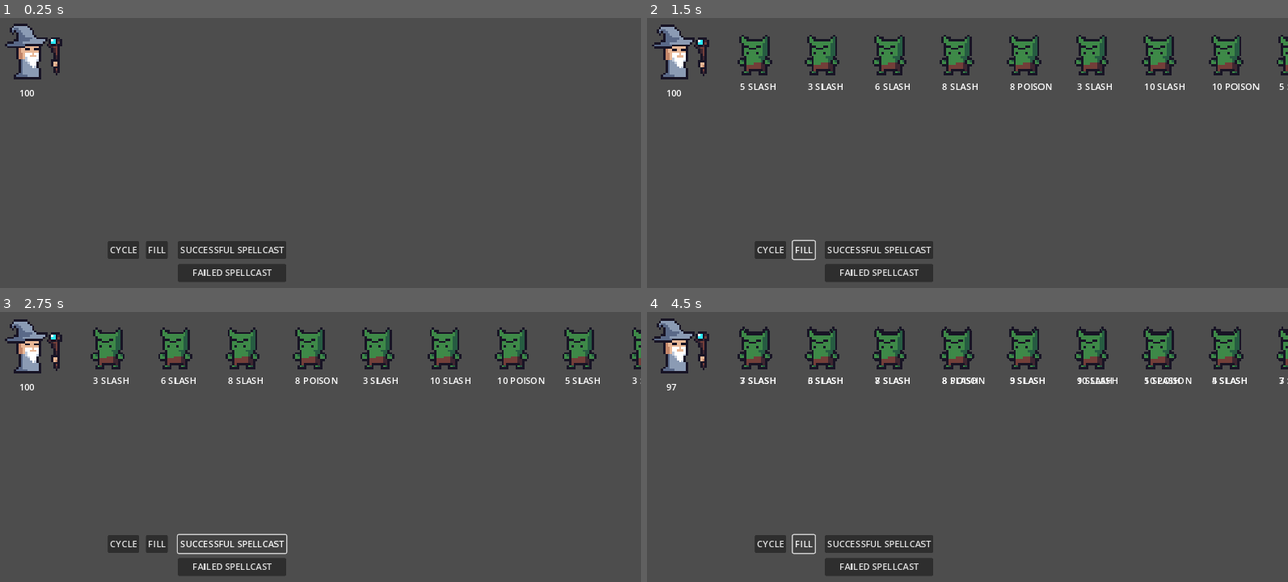
Above: before the commit, frames 1-4 (two rows, left to right).
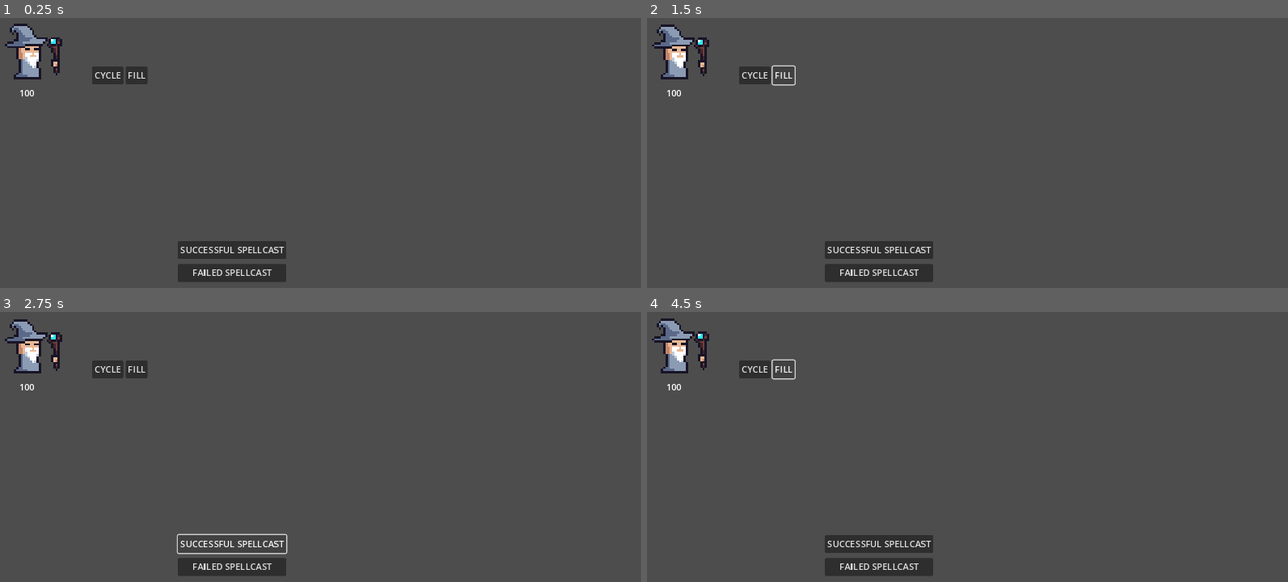
Above: after the commit, the same moments.

Repository: scorpion2000/PirateGameJam-2025
Game: Godot game, scene res://Scenes/hullahopp_test.tscn
The game is run twice, just before and just after one commit, with the same random seed, the same clock (stepped at 60 frames per second) and the same inputs. The project has no main scene, so this scene is started directly.
Inputs:
- Up to frame 1 (0.25 s): no input
- Up to frame 2 (1.5 s): click "CYCLE" at 0.5 s; click "FILL" at 1.25 s
- Up to frame 3 (2.75 s): click "SUCCESSFUL SPELLCAST" at 2 s
- Up to frame 4 (4.5 s): click "FAILED SPELLCAST" at 2.75 s; click "CYCLE" at 3.5 s; click "FILL" at 4.25 s

The runs differ from the first frame. In frame 1, 1.0% of the frame differs, in the area x 14-27%, y 17-90%; in frame 2, 6.3%; in frame 3, 6.6%; in frame 4, 6.8%, in the area x 3-100%, y 5-90%.
Error after the commit: Parse Error: Class "UIEnemyCycle" hides a global script class. (res://Scripts/ui_enemy_cycle.gd:2)

Commit message:
Partially connected Main scene

Diff:
--- /dev/null
+++ b/Main/Main.tscn
@@ -0,0 +1,185 @@
+[gd_scene load_steps=15 format=3 uid="uid://bul4as0apye4t"]
+
+[ext_resource type="Script" path="res://Scripts/turn_handler.gd" id="1_jrsyn"]
+[ext_resource type="Texture2D" uid="uid://o4sog6c85b7o" path="res://Environment/Backgrounds/trees.png" id="2_m0q2a"]
+[ext_resource type="Script" path="res://Scripts/player.gd" id="3_k1bxs"]
+[ext_resource type="Texture2D" uid="uid://bb3j6qardd47i" path="res://Environment/Backgrounds/floor.png" id="3_nxp8m"]
+[ext_resource type="PackedScene" uid="uid://cicwwp7spnimn" path="res://Entities/Wizard/wizard.tscn" id="4_8616j"]
+[ext_resource type="Script" path="res://Scripts/ui_enemy_cycle.gd" id="4_owhns"]
+[ext_resource type="PackedScene" uid="uid://cct3m3hxs41ul" path="res://Prefabs/goblin_enemy.tscn" id="5_drywa"]
+[ext_resource type="Script" path="res://Scripts/Spells/spell_manager.gd" id="7_aij4k"]
+[ext_resource type="PackedScene" uid="uid://bhqlk8ee611vw" path="res://UI/SpellCastingUI/gem_button.tscn" id="8_7bfkv"]
+[ext_resource type="Texture2D" uid="uid://cg2ua61r8grt0" path="res://UI/SpellCastingUI/red_gem.tres" id="9_sayxq"]
+[ext_resource type="Texture2D" uid="uid://4je1tc6khmer" path="res://UI/SpellCastingUI/blue_gem.tres" id="10_rbnjd"]
+[ext_resource type="Texture2D" uid="uid://bbep5mcf7b8g8" path="res://UI/SpellCastingUI/green_gem.tres" id="11_v6e5i"]
+[ext_resource type="Texture2D" uid="uid://b0l35m8anfghp" path="res://UI/SpellCastingUI/yellow_gem.tres" id="12_q4kvn"]
+[ext_resource type="Script" path="res://Entities/Wizard/wizard_speech_panel.gd" id="13_2rlid"]
+
+[node name="Main" type="Node2D" node_paths=PackedStringArray("enemyCycler", "player")]
+script = ExtResource("1_jrsyn")
+enemyCycler = NodePath("EnemyCycler")
+player = NodePath("Player")
+
+[node name="Camera2D" type="Camera2D" parent="."]
+zoom = Vector2(4, 4)
+
+[node name="Background" type="Node2D" parent="."]
+
+[node name="Back" type="Sprite2D" parent="Background"]
+position = Vector2(0, -44)
+texture = ExtResource("2_m0q2a")
+region_enabled = true
+region_rect = Rect2(0, 0, 288, 78)
+
+[node name="Ground" type="Sprite2D" parent="Background"]
+position = Vector2(0, -7)
+texture = ExtResource("3_nxp8m")
+region_enabled = true
+region_rect = Rect2(0, 64, 288, 64)
+
+[node name="EnemyCycler" type="Node2D" parent="."]
+script = ExtResource("4_owhns")
+emptyImage = ExtResource("5_drywa")
+
+[node name="DEBUG CYCLE" type="Button" parent="EnemyCycler"]
+anchors_preset = 15
+anchor_right = 1.0
+anchor_bottom = 1.0
+offset_left = -47.0
+offset_top = -78.0
+offset_right = -9.0
+offset_bottom = -56.0
+grow_horizontal = 2
+grow_vertical = 2
+theme_override_font_sizes/font_size = 10
+text = "CYCLE"
+
+[node name="DEBUG FILL" type="Button" parent="EnemyCycler"]
+anchors_preset = 15
+anchor_right = 1.0
+anchor_bottom = 1.0
+offset_left = 2.0
+offset_top = -77.0
+offset_right = 30.0
+offset_bottom = -55.0
+grow_horizontal = 2
+grow_vertical = 2
+theme_override_font_sizes/font_size = 10
+text = "FILL"
+
+[node name="Player" type="Node" parent="."]
+script = ExtResource("3_k1bxs")
+
+[node name="Wizard" parent="Player" instance=ExtResource("4_8616j")]
+position = Vector2(-90, 0)
+
+[node name="HealthLabel" type="Label" parent="Player"]
+offset_left = 44.0
+offset_top = 177.0
+offset_right = 84.0
+offset_bottom = 200.0
+text = "0"
+
+[node name="CanvasLayer" type="CanvasLayer" parent="."]
+
+[node name="SpellPanel" type="Panel" parent="CanvasLayer"]
+anchors_preset = -1
+anchor_top = 0.668
+anchor_right = 1.0
+anchor_bottom = 1.0
+offset_top = 0.135986
+grow_horizontal = 2
+grow_vertical = 2
+script = ExtResource("7_aij4k")
+
+[node name="CastButton" type="Button" parent="CanvasLayer/SpellPanel"]
+layout_mode = 2
+anchor_left = 0.408
+anchor_top = 0.818
+anchor_right = 0.592
+anchor_bottom = 1.0
+offset_left = -0.0160217
+offset_top = -0.0320129
+offset_right = 0.0159912
+offset_bottom = -15.0
+text = "CAST"
+metadata/row = 2
+metadata/column = 2
+
+[node name="CastWord" type="Label" parent="CanvasLayer/SpellPanel"]
+unique_name_in_owner = true
+layout_mode = 2
+anchor_left = 0.408
+anchor_top = 0.046
+anchor_right = 0.592
+anchor_bottom = 0.145
+offset_left = -0.0160217
+offset_top = 0.0959988
+offset_right = 0.0159912
+offset_bottom = 0.0199966
+text = "Abra - Kadabra"
+horizontal_alignment = 1
+metadata/row = 0
+metadata/column = 2
+
+[node name="HBoxContainer" type="HBoxContainer" parent="CanvasLayer/SpellPanel"]
+layout_mode = 1
+anchors_preset = 8
+anchor_left = 0.5
+anchor_top = 0.5
+anchor_right = 0.5
+anchor_bottom = 0.5
+offset_left = -206.0
+offset_top = -50.0
+offset_right = 206.0
+offset_bottom = 50.0
+grow_horizontal = 2
+grow_vertical = 2
+
+[node name="Red" parent="CanvasLayer/SpellPanel/HBoxContainer" instance=ExtResource("8_7bfkv")]
+custom_minimum_size = Vector2(100, 100)
+layout_mode = 2
+size_flags_horizontal = 6
+size_flags_vertical = 4
+icon = ExtResource("9_sayxq")
+
+[node name="Blue" parent="CanvasLayer/SpellPanel/HBoxContainer" instance=ExtResource("8_7bfkv")]
+custom_minimum_size = Vector2(100, 100)
+layout_mode = 2
+size_flags_horizontal = 6
+size_flags_vertical = 4
+icon = ExtResource("10_rbnjd")
+spell_color = 1
+
+[node name="Green" parent="CanvasLayer/SpellPanel/HBoxContainer" instance=ExtResource("8_7bfkv")]
+custom_minimum_size = Vector2(100, 100)
+layout_mode = 2
+size_flags_horizontal = 6
+size_flags_vertical = 4
+icon = ExtResource("11_v6e5i")
+spell_color = 2
+
+[node name="Yellow" parent="CanvasLayer/SpellPanel/HBoxContainer" instance=ExtResource("8_7bfkv")]
+custom_minimum_size = Vector2(100, 100)
+layout_mode = 2
+size_flags_horizontal = 6
+size_flags_vertical = 4
+icon = ExtResource("12_q4kvn")
+spell_color = 3
+
+[node name="WizardSpeechPanel" type="PanelContainer" parent="CanvasLayer/SpellPanel"]
+layout_mode = 0
+offset_left = 66.0
+offset_top = -214.0
+offset_right = 508.0
+offset_bottom = -151.0
+script = ExtResource("13_2rlid")
+
+[node name="Speech" type="RichTextLabel" parent="CanvasLayer/SpellPanel/WizardSpeechPanel"]
+layout_mode = 2
+bbcode_enabled = true
+text = "[center][wave amp=5.0 freq=0.5 connected=0]{text}[/wave][/center]"
+
+[connection signal="pressed" from="EnemyCycler/DEBUG CYCLE" to="EnemyCycler" method="_cycle"]
+[connection signal="pressed" from="EnemyCycler/DEBUG FILL" to="EnemyCycler" method="_DEBUG_fill_array"]
+[connection signal="button_down" from="CanvasLayer/SpellPanel/CastButton" to="CanvasLayer/SpellPanel" method="_on_cast_button_down"]
--- a/Prefabs/enemy_cycler.tscn
+++ b/Prefabs/enemy_cycler.tscn
@@ -1,6 +1,6 @@
 [gd_scene load_steps=3 format=3 uid="uid://c7g372cjotvp5"]
 
-[ext_resource type="Script" path="res://scripts/ui_enemy_cycle.gd" id="1_d11ud"]
+[ext_resource type="Script" path="res://Scripts/ui_enemy_cycle.gd" id="1_d11ud"]
 [ext_resource type="PackedScene" uid="uid://cct3m3hxs41ul" path="res://Prefabs/goblin_enemy.tscn" id="2_nc8xd"]
 
 [node name="EnemyCycler" type="Node2D"]
@@ -8,16 +8,23 @@
 emptyImage = ExtResource("2_nc8xd")
 
 [node name="DEBUG CYCLE" type="Button" parent="."]
-offset_top = 295.0
-offset_right = 56.0
-offset_bottom = 326.0
+anchors_preset = 15
+anchor_right = 1.0
+anchor_bottom = 1.0
+grow_horizontal = 2
+grow_vertical = 2
 text = "CYCLE"
 
 [node name="DEBUG FILL" type="Button" parent="."]
-offset_left = 68.0
-offset_top = 295.0
-offset_right = 107.0
-offset_bottom = 326.0
+anchors_preset = 15
+anchor_right = 1.0
+anchor_bottom = 1.0
+offset_left = 32.0
+offset_top = -16.0
+offset_right = 71.0
+offset_bottom = 15.0
+grow_horizontal = 2
+grow_vertical = 2
 text = "FILL"
 
 [connection signal="pressed" from="DEBUG CYCLE" to="." method="_cycle"]
--- a/Prefabs/goblin_enemy.tscn
+++ b/Prefabs/goblin_enemy.tscn
@@ -1,7 +1,7 @@
 [gd_scene load_steps=3 format=3 uid="uid://cct3m3hxs41ul"]
 
 [ext_resource type="PackedScene" uid="uid://bwnbdh03fgrh0" path="res://Entities/Enemies/Goblin/goblin.tscn" id="1_7b7tn"]
-[ext_resource type="Script" path="res://scripts/enemy.gd" id="1_sq6p1"]
+[ext_resource type="Script" path="res://Scripts/enemy.gd" id="1_sq6p1"]
 
 [node name="Goblin Enemy" type="Node2D"]
 script = ExtResource("1_sq6p1")
@@ -9,17 +9,20 @@
 damagePoints = 5
 
 [node name="Goblin" parent="." instance=ExtResource("1_7b7tn")]
-scale = Vector2(4, 4)
 
 [node name="Info Panel" type="HBoxContainer" parent="."]
-offset_left = -26.0
-offset_right = 29.0
-offset_bottom = 40.0
+offset_left = -18.0
+offset_right = 19.0
+offset_bottom = 17.0
 
 [node name="Damage Value" type="Label" parent="Info Panel"]
 layout_mode = 2
+size_flags_horizontal = 4
+theme_override_font_sizes/font_size = 10
 text = "2"
 
 [node name="Damage Type" type="Label" parent="Info Panel"]
 layout_mode = 2
+size_flags_horizontal = 4
+theme_override_font_sizes/font_size = 10
 text = "Slash"
